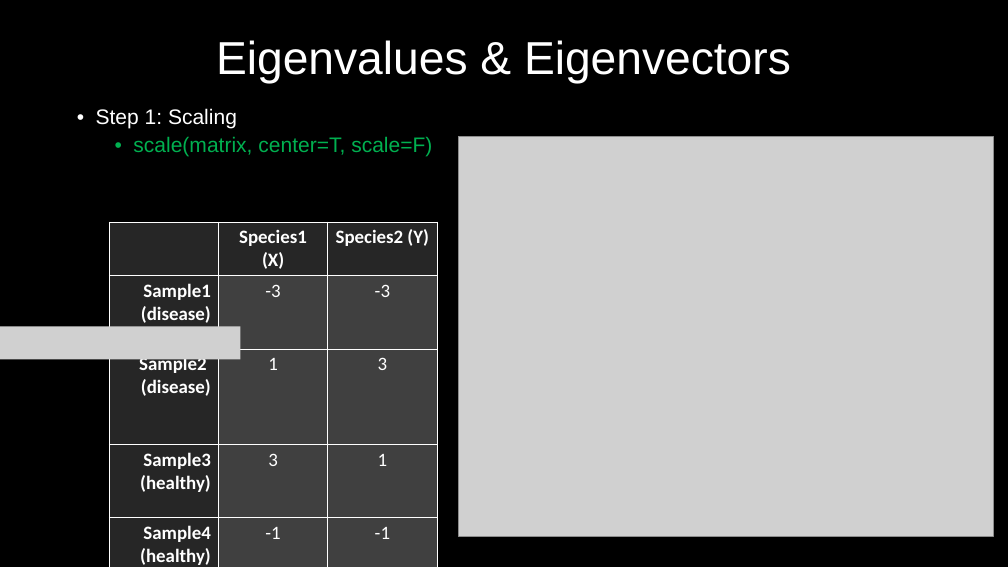
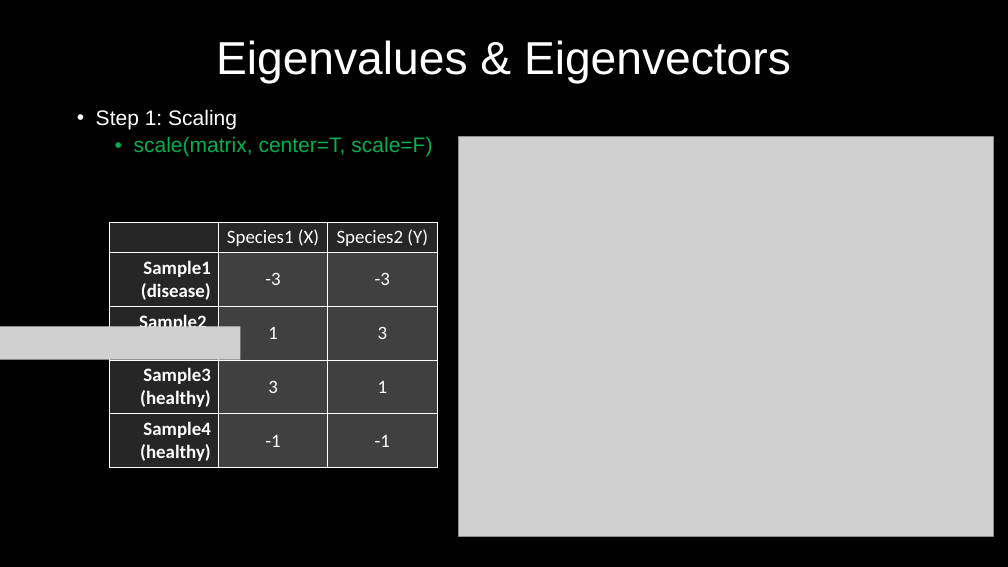
Before and after one commit to MyGitUse/MBIO7160, a slide deck: slide 14 of FinalProject/191128_Presentation_NM.pptx. Drawn at 1008x567 pixels with LibreOffice and Linux fonts; fonts in the diff are those of the drawing; grey boxes stand for pictures. Boxes give left, top, right and bottom in pixels: in the first picture for what was removed or moved away, otherwise in the second. Text is boxed around its words. In the diff, an @@ line names an element or a change of style, - is before the commit and + after.

```diff
--- a/FinalProject/191128_Presentation_NM.pptx
+++ b/FinalProject/191128_Presentation_NM.pptx
@@ table at [109,222,438,465] @@
@@ bold off in "Species1 (X)", "Species2 (Y)" @@
@@ borders changed @@
```
Also in this commit, not shown: 40 other slides changed, 3 slides added, 3 slides removed.
